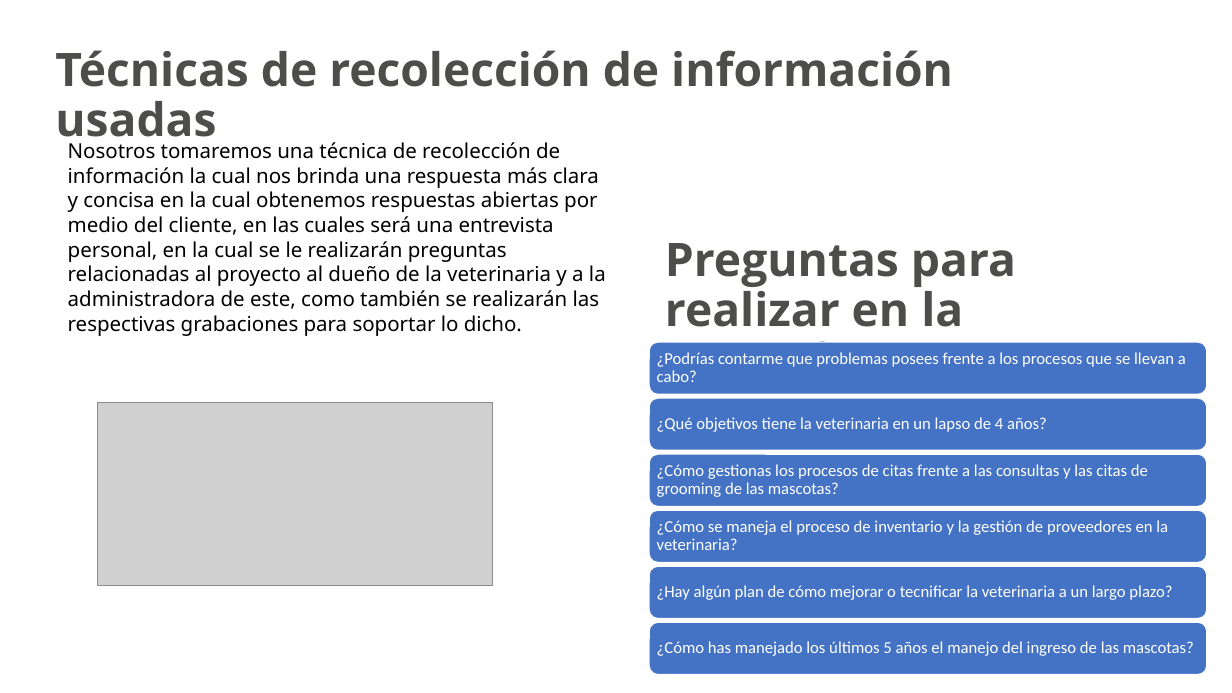
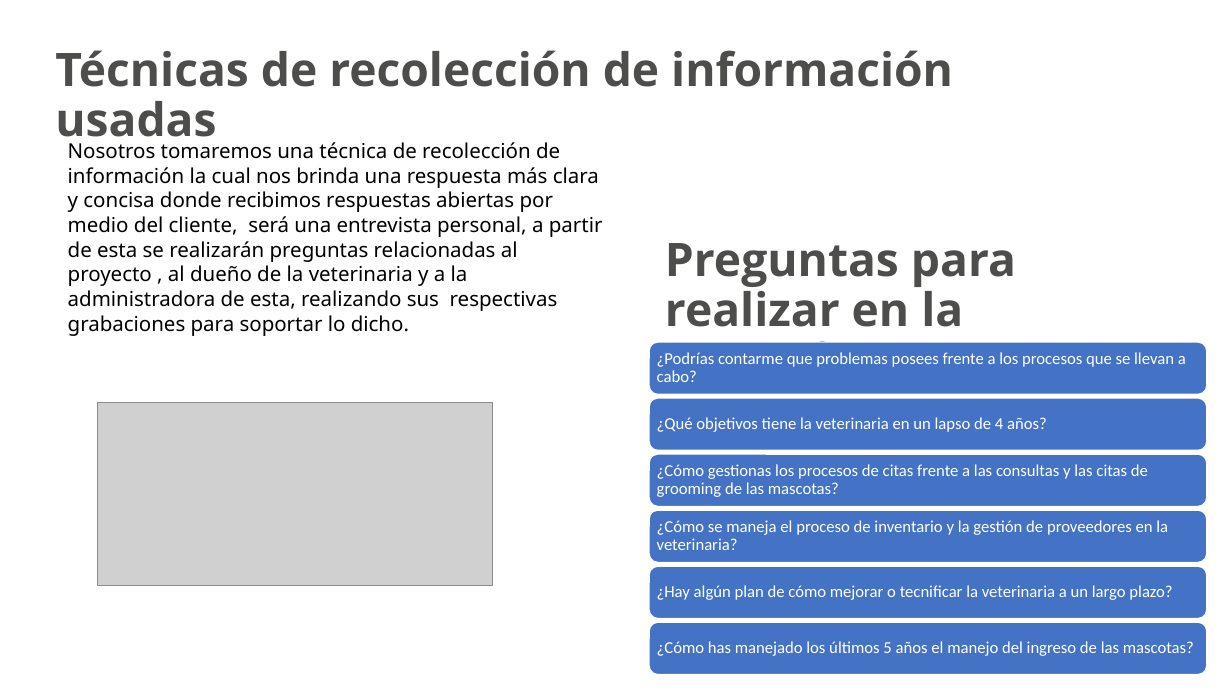
Before and after one commit to MrLeeHub2006/JAME, a slide deck: slide 15 of JAME.pptx. Drawn at 1232x693 pixels with LibreOffice and Linux fonts; fonts in the diff are those of the drawing; grey boxes stand for pictures; background and template pictures are left out. Boxes give left, top, right and bottom in pixels: in the first picture for what was removed or moved away, otherwise in the second. Text is boxed around its words. In the diff, an @@ line names an element or a change of style, - is before the commit and + after.

```diff
--- a/JAME.pptx
+++ b/JAME.pptx
@@ text at <box>68,142,603,332</box>: text changed @@
-Nosotros tomaremos una técnica de recolección de información la cual nos brinda una respuesta más clara y concisa en la cual obtenemos respuestas abiertas por medio del cliente, en las cuales será una entrevista personal, en la cual se le realizarán preguntas relacionadas al proyecto al dueño de la veterinaria y a la administradora de este, como también se realizarán las respectivas grabaciones para soportar lo dicho.
+Nosotros tomaremos una técnica de recolección de información la cual nos brinda una respuesta más clara y concisa donde recibimos respuestas abiertas por medio del cliente, será una entrevista personal, a partir de esta se realizarán preguntas relacionadas al proyecto , al dueño de la veterinaria y a la administradora de esta, realizando sus respectivas grabaciones para soportar lo dicho.
```
Also in this commit, not shown: 4 other slides changed, 5 slides added.
